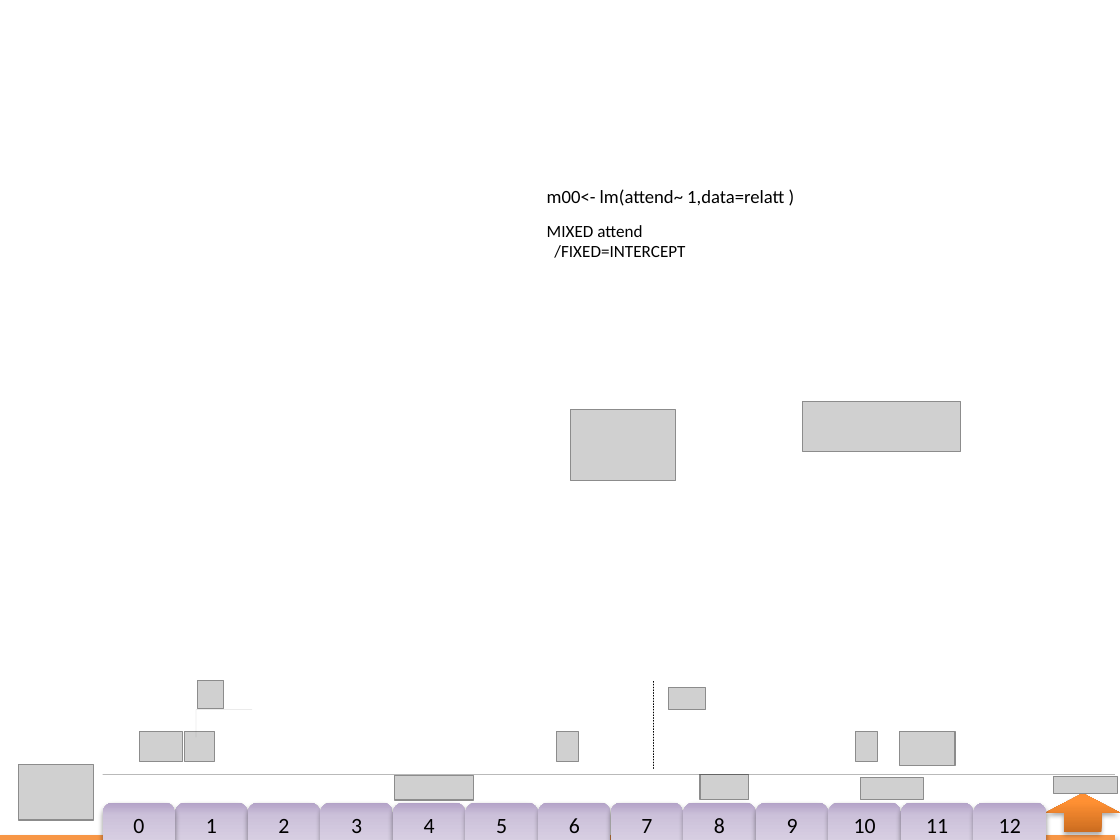
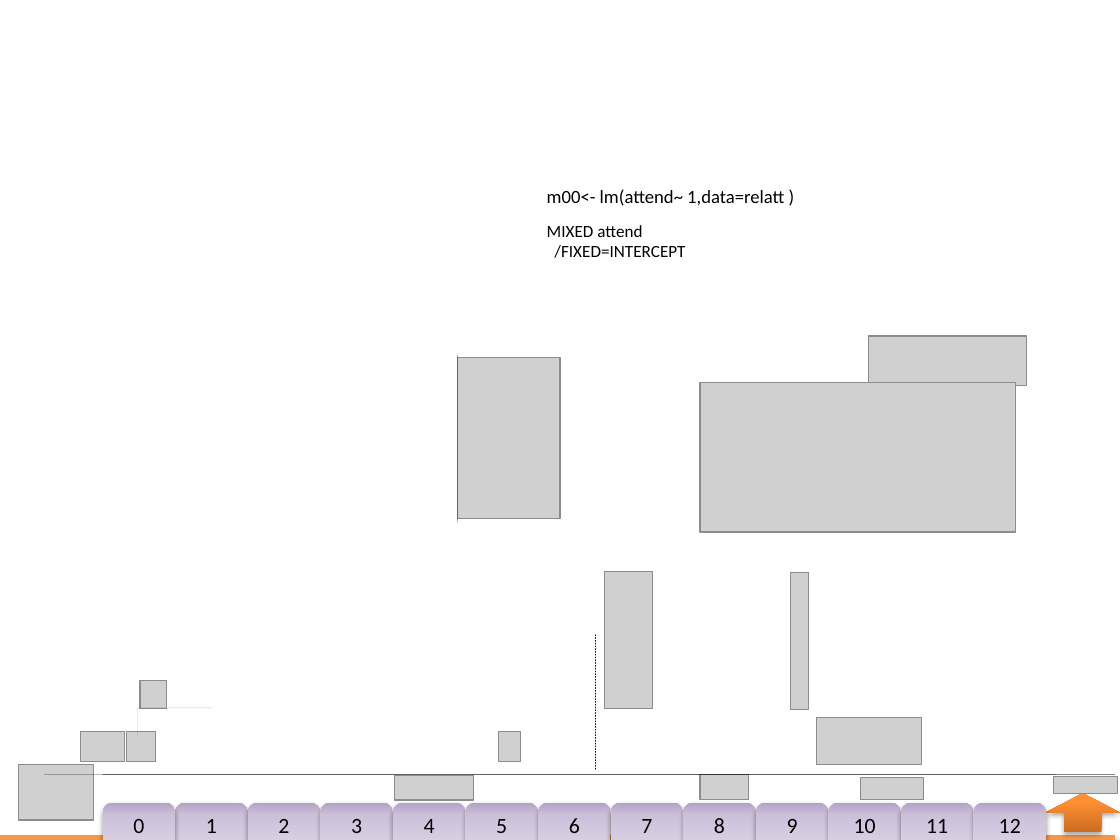
Before and after one commit to andkov/Multilevel-models-of-NLSY-97-religion-data, a slide deck: slide 3 of Models/ISE_NLSY97_Religion/ISE_NLSY97_Religion.pptx. Drawn at 1120x840 pixels with LibreOffice and Linux fonts; fonts in the diff are those of the drawing; grey boxes stand for pictures; background and template pictures are left out. Boxes give left, top, right and bottom in pixels: in the first picture for what was removed or moved away, otherwise in the second. Text is boxed around its words. In the diff, an @@ line names an element or a change of style, - is before the commit and + after.

```diff
--- a/Models/ISE_NLSY97_Religion/ISE_NLSY97_Religion.pptx
+++ b/Models/ISE_NLSY97_Religion/ISE_NLSY97_Religion.pptx
@@ picture added at box(457, 357, 560, 519) @@
@@ line added from (457, 355) to (457, 523), #000000 0.25 pt @@
@@ picture added at box(868, 336, 1026, 386) @@
@@ picture added at box(700, 383, 1016, 532) @@
@@ picture removed at box(570, 410, 675, 480) @@
@@ picture removed at box(803, 401, 961, 451) @@
@@ picture added at box(605, 572, 653, 709) @@
@@ picture added at box(791, 572, 809, 709) @@
@@ line moved from (653, 681) - (653, 771) to (595, 635) - (595, 771) @@
@@ picture added at box(140, 681, 167, 709) @@
@@ picture removed at box(197, 681, 224, 709) @@
@@ picture removed at box(669, 688, 706, 709) @@
@@ line moved from (196, 710) - (196, 737) to (138, 708) - (138, 736) @@
@@ line moved from (252, 710) - (196, 710) to (213, 708) - (138, 708) @@
@@ picture added at box(816, 718, 921, 765) @@
@@ picture added at box(81, 731, 124, 760) @@
@@ picture added at box(127, 731, 156, 760) @@
@@ picture removed at box(139, 731, 183, 760) @@
@@ picture removed at box(185, 731, 214, 760) @@
@@ picture added at box(498, 731, 520, 760) @@
@@ picture removed at box(557, 731, 578, 760) @@
@@ picture removed at box(856, 731, 877, 760) @@
@@ picture removed at box(899, 731, 955, 766) @@
@@ line added from (45, 775) to (1056, 775), #000000 0.25 pt @@
@@ line added from (103, 775) to (1114, 775), #000000 0.25 pt @@
```
Also in this commit, not shown: 13 other slides changed, 1 slide added, 2 other files.
